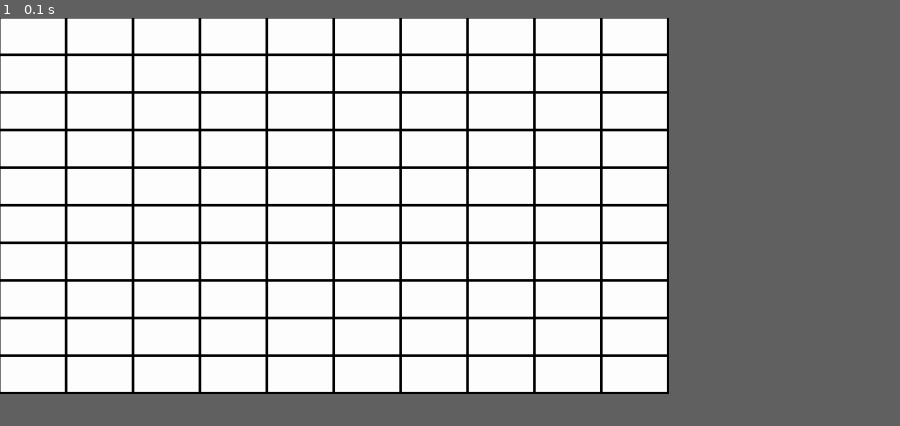
Above: before the commit, frame 1.
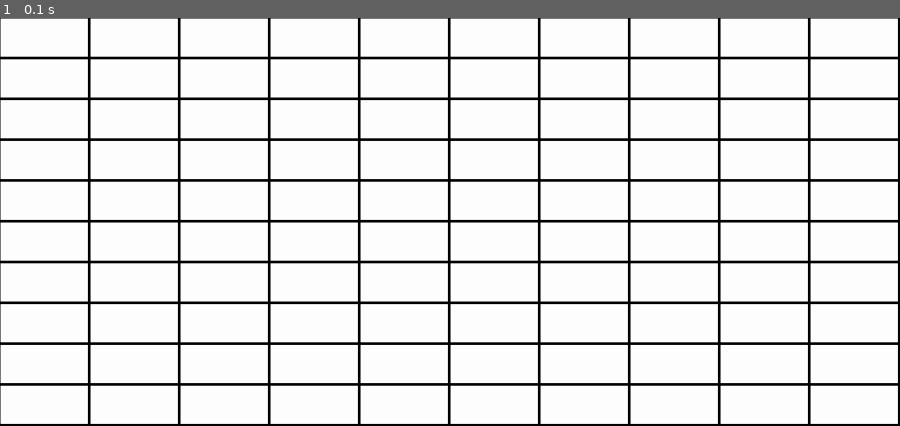
Above: after the commit, the same moment.

Repository: chokinyan/nsi-projet
Game: pygame game, started from trucsecret.py
Same seed, same stepped clock (60 frames per second), same inputs: the game is played once before the commit and once after it.
Inputs:
- Up to frame 1 (0.1 s): no input
In our replay, the window is 669x376 before the commit and 900x408 after it. These sizes can differ from the game's own. Grey fills any space a smaller window leaves; there, only what the larger window draws over its background counts as a difference.

The runs differ from the first frame. In frame 1, 19% of the frame differs, in the area x 0-100%, y 0-100%.

Commit message:
update secret

Diff:
--- a/trucsecret.py
+++ b/trucsecret.py
@@ -12,11 +12,11 @@
 
 def main():
     pygame.init()
-    ecran = pygame.display.set_mode((1280,720))
+    ecran = pygame.display.set_mode((1720,780))
     pygame.display.set_caption("Bataille navale")
     end = False
-    plateau_joueur = [[-1 for i in range(10)] for i in range(10)]
-    plateau_bot = [[-1 for i in range(10)] for i in range(10)]
+    plateau_joueur = [[0 for i in range(10)] for i in range(10)]
+    plateau_bot = [[0 for i in range(10)] for i in range(10)]
     plateau_rect = [[] for i in range(10)]
     for j in range(10):
         for i in range(10):
@@ -25,6 +25,10 @@
             pygame.draw.rect(ecran,(255,255,255),rect)
     pygame.display.flip()
     while not(end):
+        for collone in plateau_rect:
+            for case in collone:
+                if case.collidepoint(pygame.mouse.get_pos()) and pygame.mouse.get_pressed()[0]:
+                    print("ok")
         if keyboard.is_pressed("Esc"):
             pygame.quit()
             quit()
